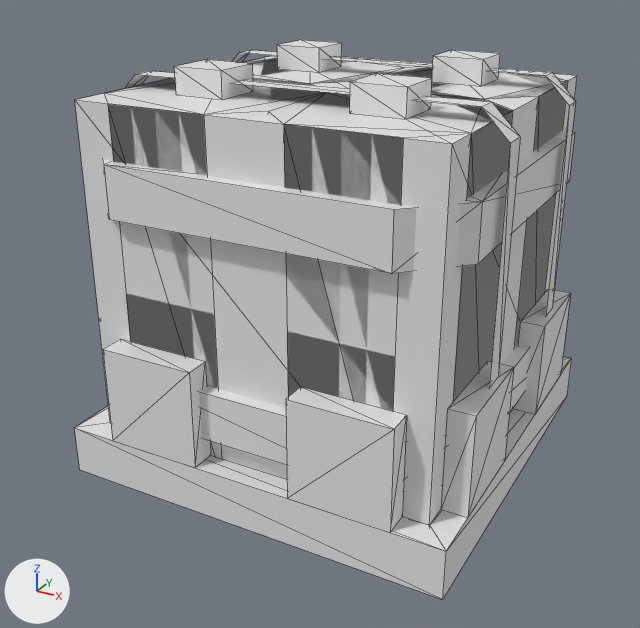
The OBJ model src/main/resources/assets/hbm/models/machines/battery.obj, before and after one commit.
Rendered twice from a 50 mm lens placed at (1.96, -3.8, 2.58), pointed at (-0.05, -0.15, 0.75). Arrows for +X, +Y and +Z are at lower left; the lights stay in place. The first picture is the older version. Mesh edges are drawn as thin lines. Where no turn or scale is listed for an object, it has been applied to the vertices.

In view in the first picture: 'Battery', 'Capacitor', 'Socket'.
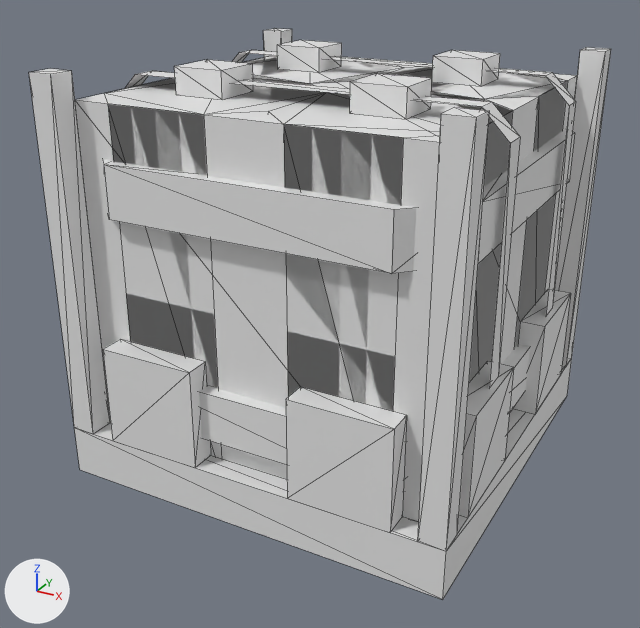
Location of each change, (x1, y1, x2, y2) in pixels of the pictures (640 x 628 px):
```json
{"object": "Supports", "change": "added", "after": [29, 28, 611, 551]}
```

Scene script edits in JSON lines:
```json
{"op": "add", "block": "me_supports", "code": ["me_supports = bpy.data.meshes.new('Supports')", "me_supports.from_pydata(...)  # 32 vertices, 40 faces; spans x -1.0..1.0, y -1.0..1.0, z 0.25..2.0"]}
{"op": "add", "block": "ob_supports", "code": ["ob_supports = bpy.data.objects.new('Supports', me_supports)", "ob_supports.location = (0.0, 0.0, 0.0)"]}
```
